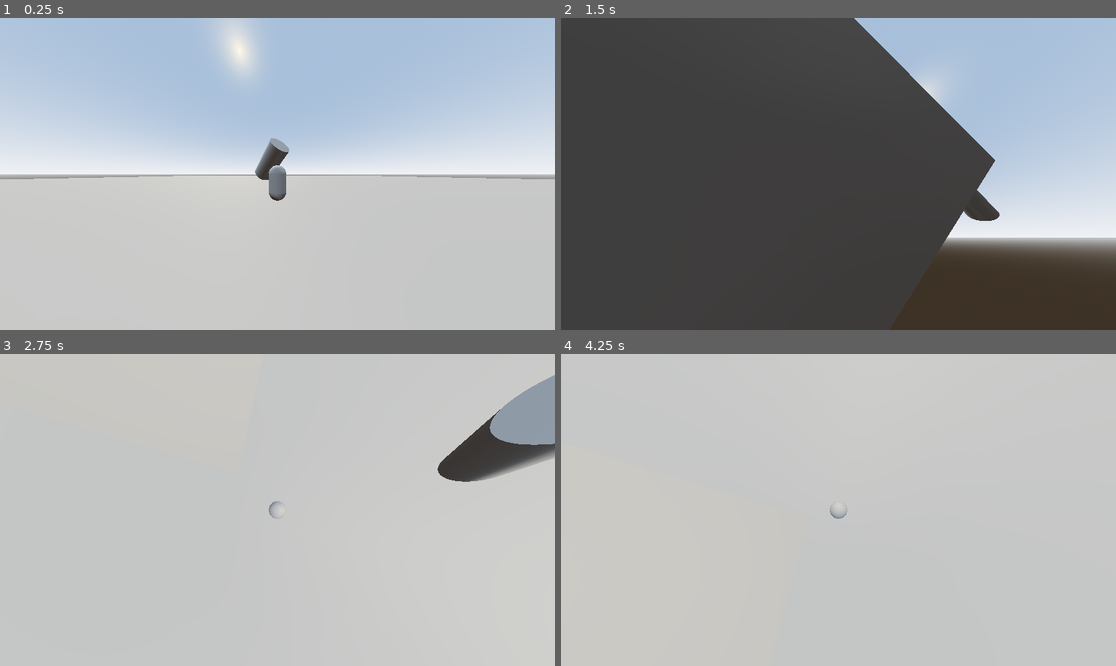
Above: before the commit, frames 1-4 (two rows, left to right).
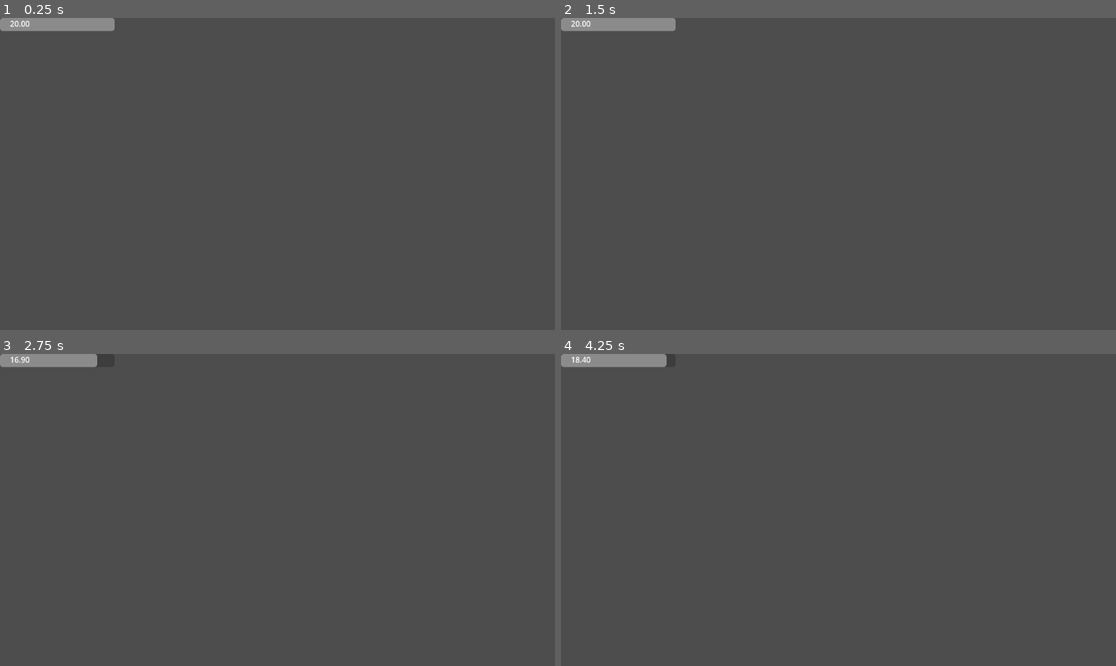
Above: after the commit, the same moments.

Repository: Electroshockist/Health
Game: Godot game, scene res://Demo/Health HUD.tscn
The game is run twice, just before and just after one commit, with the same random seed, the same clock (stepped at 60 frames per second) and the same inputs. Before the commit the project starts from res://Demo/Main.tscn.
Inputs (mouse positions are in pixels of both pictures, inside the frame that each line leads up to):
- Up to frame 1 (0.25 s): no input
- Up to frame 2 (1.5 s): tap Enter at 0.5 s; move the mouse to (960, 158) at 0.52 s; hold D (Move Right, bound only before the commit) 0.53-1.28 s; tap Down (Damage, bound only after the commit) at 0.6 s; tap Space (Jump, bound only before the commit) at 0.77, 1.07 s; tap Up (Heal, bound only after the commit) at 0.8, 1.35 s; move the mouse to (727, 189) at 1.27 s; hold S (Move Back, bound only before the commit) from 1.28 s (still down)
- Up to frame 3 (2.75 s): tap Space (Jump, bound only before the commit) at 1.52, 1.55, 1.82, 2.1 s; move the mouse to (333, 441) at 2.02 s; release S (Move Back, bound only before the commit) at 2.03 s; hold D (Move Right, bound only before the commit) from 2.03 s (still down); tap Down (Damage, bound only after the commit) at 2.3 s
- Up to frame 4 (4.25 s): move the mouse to (810, 572) at 2.77 s; release D (Move Right, bound only before the commit) at 2.78 s; hold W (Move Forward, bound only before the commit) 2.78-3.53 s; tap Down (Damage, bound only after the commit) at 2.85 s; tap Space (Jump, bound only before the commit) at 3.02, 3.32, 3.77, 3.8, 4.07 s; tap Up (Heal, bound only after the commit) at 3.05, 3.6 s; move the mouse to (1005, 556) at 3.52 s; hold A (Move Left, bound only before the commit) from 3.53 s (still down)

The runs differ from the first frame. In frame 1, 100% of the frame differs, in the area x 0-100%, y 0-100%; in frame 2, 32%; in frame 3, 99%; in frame 4, 100%.
Error before the commit: Invalid access to property or key 'current_health' on a base object of type 'Nil'. (res://Scripts/HealthRecharger.gd:29)

Commit message:
Fixed issues and finished demo

Diff:
--- /dev/null
+++ b/Demo/Health HUD.tscn
@@ -0,0 +1,29 @@
+[gd_scene load_steps=4 format=3 uid="uid://ctfbt3o2fjqhg"]
+
+[ext_resource type="Script" path="res://Scripts/Health ProgressBar.gd" id="1_c1jfl"]
+[ext_resource type="Script" path="res://Demo/health_hud.gd" id="1_m1st1"]
+[ext_resource type="Script" path="res://Scripts/Health.gd" id="2_1dtmn"]
+
+[node name="HealthUI" type="Control" node_paths=PackedStringArray("_health")]
+layout_mode = 3
+anchors_preset = 0
+script = ExtResource("1_m1st1")
+_health = NodePath("Health")
+
+[node name="ProgressBar" type="ProgressBar" parent="."]
+layout_mode = 0
+offset_right = 238.0
+offset_bottom = 27.0
+show_percentage = false
+script = ExtResource("1_c1jfl")
+
+[node name="Label" type="Label" parent="ProgressBar"]
+layout_mode = 0
+offset_right = 40.0
+offset_bottom = 23.0
+
+[node name="Health" type="Node" parent="."]
+script = ExtResource("2_1dtmn")
+max_health = 20.0
+
+[connection signal="value_changed" from="Health" to="ProgressBar" method="_on_health_value_changed"]
--- a/Demo/Main.tscn
+++ /dev/null
@@ -1,91 +0,0 @@
-[gd_scene load_steps=14 format=3 uid="uid://ctfbt3o2fjqhg"]
-
-[ext_resource type="Script" path="res://Demo/Player.gd" id="1_3oej7"]
-[ext_resource type="Script" path="res://Scripts/Health.gd" id="2_ujes6"]
-[ext_resource type="Script" path="res://Scripts/HealthRecharger.gd" id="3_cp25v"]
-
-[sub_resource type="CapsuleShape3D" id="CapsuleShape3D_qx03w"]
-
-[sub_resource type="CapsuleMesh" id="CapsuleMesh_ifrr6"]
-
-[sub_resource type="BoxMesh" id="BoxMesh_l1b7m"]
-
-[sub_resource type="PlaneMesh" id="PlaneMesh_nb7kg"]
-
-[sub_resource type="BoxShape3D" id="BoxShape3D_6avf4"]
-size = Vector3(2, 1, 2)
-
-[sub_resource type="ProceduralSkyMaterial" id="ProceduralSkyMaterial_hmrt8"]
-sky_horizon_color = Color(0.64625, 0.65575, 0.67075, 1)
-sky_energy_multiplier = 1.35
-ground_horizon_color = Color(0.64625, 0.65575, 0.67075, 1)
-
-[sub_resource type="Sky" id="Sky_acl7w"]
-sky_material = SubResource("ProceduralSkyMaterial_hmrt8")
-
-[sub_resource type="Environment" id="Environment_maka6"]
-background_mode = 2
-sky = SubResource("Sky_acl7w")
-tonemap_mode = 2
-
-[sub_resource type="BoxMesh" id="BoxMesh_o3vsg"]
-
-[sub_resource type="CylinderMesh" id="CylinderMesh_vjxg3"]
-
-[node name="Node3D" type="Node3D"]
-
-[node name="Player" type="CharacterBody3D" parent="."]
-script = ExtResource("1_3oej7")
-
-[node name="CollisionShape3D" type="CollisionShape3D" parent="Player"]
-transform = Transform3D(1, 0, 0, 0, 1, 0, 0, 0, 1, 0, 1, 0)
-shape = SubResource("CapsuleShape3D_qx03w")
-
-[node name="MeshInstance3D" type="MeshInstance3D" parent="Player/CollisionShape3D"]
-mesh = SubResource("CapsuleMesh_ifrr6")
-skeleton = NodePath("../..")
-
-[node name="MeshInstance3D" type="MeshInstance3D" parent="Player/CollisionShape3D/MeshInstance3D"]
-transform = Transform3D(0.65, 0, 0, 0, 0.3, 0, 0, 0, 0.45, 0, 0.333075, -0.543746)
-mesh = SubResource("BoxMesh_l1b7m")
-skeleton = NodePath("../../..")
-
-[node name="Boom Arm" type="Node3D" parent="Player"]
-transform = Transform3D(1, 0, 0, 0, 1, 0, 0, 0, 1, 0, 1.5, 0)
-
-[node name="Camera3D" type="Camera3D" parent="Player/Boom Arm"]
-transform = Transform3D(1, 0, 0, 0, 1, 0, 0, 0, 1, 0, 0, 4.893)
-fov = 122.586
-
-[node name="Health" type="Node" parent="Player"]
-script = ExtResource("2_ujes6")
-
-[node name="Health Recharger" type="Node" parent="Player/Health"]
-script = ExtResource("3_cp25v")
-
-[node name="MeshInstance3D" type="MeshInstance3D" parent="."]
-transform = Transform3D(100, 0, 0, 0, 1, 0, 0, 0, 100, 0, -0.5, 0)
-mesh = SubResource("PlaneMesh_nb7kg")
-
-[node name="StaticBody3D" type="StaticBody3D" parent="MeshInstance3D"]
-
-[node name="CollisionShape3D" type="CollisionShape3D" parent="MeshInstance3D/StaticBody3D"]
-shape = SubResource("BoxShape3D_6avf4")
-
-[node name="Environment" type="Node" parent="."]
-
-[node name="WorldEnvironment" type="WorldEnvironment" parent="Environment"]
-environment = SubResource("Environment_maka6")
-
-[node name="DirectionalLight3D" type="DirectionalLight3D" parent="Environment"]
-transform = Transform3D(0.913545, -0.323978, -0.245913, 0, -0.604599, 0.79653, -0.406737, -0.727666, -0.552329, 0, 0, 0)
-light_color = Color(1, 0.941176, 0.819608, 1)
-
-[node name="MeshInstance3D3" type="MeshInstance3D" parent="."]
-transform = Transform3D(9.48846, 5.25713, -1.36146, -4.86065, 6.99919, -6.84889, -2.42178, 6.54949, 8.41196, 4.99262, 4.09252, 12.6077)
-mesh = SubResource("BoxMesh_o3vsg")
-skeleton = NodePath("../MeshInstance3D2")
-
-[node name="MeshInstance3D2" type="MeshInstance3D" parent="."]
-transform = Transform3D(1.83616, 1.01733, -0.263462, -0.940609, 1.35445, -1.32536, -0.468652, 1.26743, 1.62784, -0.76127, 2.92644, -4.56526)
-mesh = SubResource("CylinderMesh_vjxg3")
--- a/Demo/Player.gd
+++ /dev/null
@@ -1,47 +0,0 @@
-extends CharacterBody3D
-
-@onready var boom_arm = $"Boom Arm"
-@onready var camera_3d = $"Boom Arm/Camera3D"
-
-const SPEED = 15.0
-const JUMP_VELOCITY = 4.5
-const ROTATION_SPEED = 0.02
-
-const MAX_VERTICAL_ROTATION = 60
-const MIN_VERTICAL_ROTATION = -90
-
-# Get the gravity from the project settings to be synced with RigidBody nodes.
-var gravity = ProjectSettings.get_setting("physics/3d/default_gravity")
-
-func _input(event):
-	if event is InputEventMouseMotion:
-		rotate_y(event.relative.x * ROTATION_SPEED)
-		boom_arm.rotate_x(event.relative.y * ROTATION_SPEED)
-
-		#clamp vertical rotation
-		boom_arm.rotation_degrees.x = clampf(boom_arm.rotation_degrees.x, MIN_VERTICAL_ROTATION, MAX_VERTICAL_ROTATION)
-
-func _physics_process(delta):
-	_do_motion(delta)
-
-func _do_motion(delta):
-	# Add the gravity.
-	if not is_on_floor():
-		velocity.y -= gravity * delta
-
-	# Handle Jump.
-	if Input.is_action_just_pressed("Jump") and is_on_floor():
-		velocity.y = JUMP_VELOCITY
-
-	# Get the input direction and handle the movement/deceleration.
-	# As good practice, you should replace UI actions with custom gameplay actions.
-	var input_dir = Input.get_vector("Move Left", "Move Right", "Move Forward", "Move Back")
-	var direction = (transform.basis * Vector3(input_dir.x, 0, input_dir.y)).normalized()
-	if direction:
-		velocity.x = direction.x * SPEED
-		velocity.z = direction.z * SPEED
-	else:
-		velocity.x = move_toward(velocity.x, 0, SPEED)
-		velocity.z = move_toward(velocity.z, 0, SPEED)
-
-	move_and_slide()
--- /dev/null
+++ b/Demo/health_hud.gd
@@ -0,0 +1,13 @@
+extends Control
+
+@export var _health: Health
+
+@export var heal_amount := 2.3
+@export var damage_amount := 3.1
+
+
+func _input(event: InputEvent) -> void:
+	if event.is_action_released("Heal"):
+		_health.heal(heal_amount)
+	elif event.is_action_released("Damage"):
+		_health.damage(damage_amount)
--- a/Health HUD.tscn
+++ /dev/null
@@ -1,17 +0,0 @@
-[gd_scene load_steps=2 format=3 uid="uid://cnnrkoy0bgui8"]
-
-[ext_resource type="Script" path="res://Scripts/Health HUD.gd" id="1_wiq7e"]
-
-[node name="Health HUD" type="Control"]
-layout_mode = 3
-anchors_preset = 15
-anchor_right = 1.0
-anchor_bottom = 1.0
-grow_horizontal = 2
-grow_vertical = 2
-script = ExtResource("1_wiq7e")
-
-[node name="ProgressBar" type="ProgressBar" parent="."]
-layout_mode = 0
-offset_right = 362.0
-offset_bottom = 27.0
--- a/Scripts/Health HUD.gd
+++ /dev/null
@@ -1,8 +0,0 @@
-extends Control
-@export var _health_display: ProgressBar
-@export var _health_node: Health
-
-# Called when the node enters the scene tree for the first time.
-func _ready():
-	#_health_node.
-	pass
--- /dev/null
+++ b/Scripts/Health ProgressBar.gd
@@ -0,0 +1,19 @@
+extends ProgressBar
+@onready var _health: Health = $"../Health"
+
+@onready var label: Label = $Label
+
+# Called when the node enters the scene tree for the first time.
+func _ready():
+	max_value = _health.max_health
+	value = _health.current_health
+
+	updateUI(_health.current_health)
+
+
+func _on_health_value_changed(current_value: float, _change:float) -> void:
+	updateUI(current_value)
+
+func updateUI(current_value: float):
+	value = current_value
+	label.text = "%10.2f"%current_value
--- a/Scripts/Health.gd
+++ b/Scripts/Health.gd
@@ -1,49 +1,49 @@
+@tool
 class_name Health
 extends Node
 
 signal depleated
 signal filled
 
+## Passes current health and change as args
 signal value_changed
 
 @export var damageable := true
 @export var healable := true
 
-var _max_health := 100.0
-
-@export var max_health :float:
+@export var max_health := 100.0:
 	get:
-		return _max_health
+		return max_health
 	set(value):
-		_max_health = value
+		max_health = value
 		#if healthbar can't be overhealed, set current health to new value
 		if current_health > value:
 			current_health = max_health
 
-var _current_health:= _max_health
-
 ## Set to max health by default
-@export var current_health :float:
+var current_health := max_health:
 	get:
-		return _current_health
+		return current_health
 
 	set(value):
-		# Depletion
-		if _current_health <= 0:
-			_current_health = 0
-			depleated.emit()
-		#filled
-		elif _current_health >= max_health:
-			_current_health = max_health
+		if value != current_health:
+			current_health = value
+			print(current_health)
+			# Depletion
+			if current_health <= 0:
+				current_health = 0
+				depleated.emit()
+			#filled
+			elif current_health >= max_health:
+				current_health = max_health
+				filled.emit()
 
-
-		if value != _current_health:
-			value_changed.emit()
+			value_changed.emit(current_health, value-current_health)
 
 func heal(value: float):
 	if healable:
-		_current_health += value
+		current_health += value
 
 func damage(value: float):
 	if damageable:
-		_current_health -= value
+		current_health -= value
--- a/project.godot
+++ b/project.godot
@@ -12,7 +12,7 @@
 
 config/name="Health"
 config/tags=PackedStringArray("modules")
-run/main_scene="res://Demo/Main.tscn"
+run/main_scene="res://Demo/Health HUD.tscn"
 config/features=PackedStringArray("4.3", "GL Compatibility")
 
 [dotnet]
@@ -21,27 +21,17 @@
 
 [input]
 
-"Move Left"={
+Damage={
 "deadzone": 0.5,
-"events": [Object(InputEventKey,"resource_local_to_scene":false,"resource_name":"","device":0,"window_id":0,"alt_pressed":false,"shift_pressed":false,"ctrl_pressed":false,"meta_pressed":false,"pressed":false,"keycode":0,"physical_keycode":65,"key_label":0,"unicode":0,"location":0,"echo":false,"script":null)
+"events": [Object(InputEventKey,"resource_local_to_scene":false,"resource_name":"","device":-1,"window_id":0,"alt_pressed":false,"shift_pressed":false,"ctrl_pressed":false,"meta_pressed":false,"pressed":false,"keycode":0,"physical_keycode":4194322,"key_label":0,"unicode":0,"location":0,"echo":false,"script":null)
 ]
 }
-"Move Forward"={
+Heal={
 "deadzone": 0.5,
-"events": [Object(InputEventKey,"resource_local_to_scene":fa …(140 unchanged characters)… d":false,"keycode":0,"physical_keycode":87,"key_label":0,"unicode":119,"location":0,"echo":false,"script":null)
+"events": [Object(InputEventKey,"resource_local_to_scene":fa …(140 unchanged characters)… d":false,"keycode":0,"physical_keycode":4194320,"key_label":0,"unicode":0,"location":0,"echo":false,"script":null)
 ]
 }
-"Move Right"={
-"deadzone": 0.5,
-"events": [Object(InputEventKey,"resource_local_to_scene":false,"resource_name":"","device":-1,"window_id":0,"alt_pressed":false,"shift_pressed":false,"ctrl_pressed":false,"meta_pressed":false,"pressed":false,"keycode":0,"physical_keycode":68,"key_label":0,"unicode":100,"location":0,"echo":false,"script":null)
-]
-}
-"Move Back"={
-"deadzone": 0.5,
-"events": [Object(InputEventKey,"resource_local_to_scene":false,"resource_name":"","device":-1,"window_id":0,"alt_pressed":false,"shift_pressed":false,"ctrl_pressed":false,"meta_pressed":false,"pressed":false,"keycode":0,"physical_keycode":83,"key_label":0,"unicode":115,"location":0,"echo":false,"script":null)
-]
-}
-Jump={
+"Toggle Regeneration"={
 "deadzone": 0.5,
 "events": [Object(InputEventKey,"resource_local_to_scene":false,"resource_name":"","device":-1,"window_id":0,"alt_press …(191 unchanged characters)…
 ]
